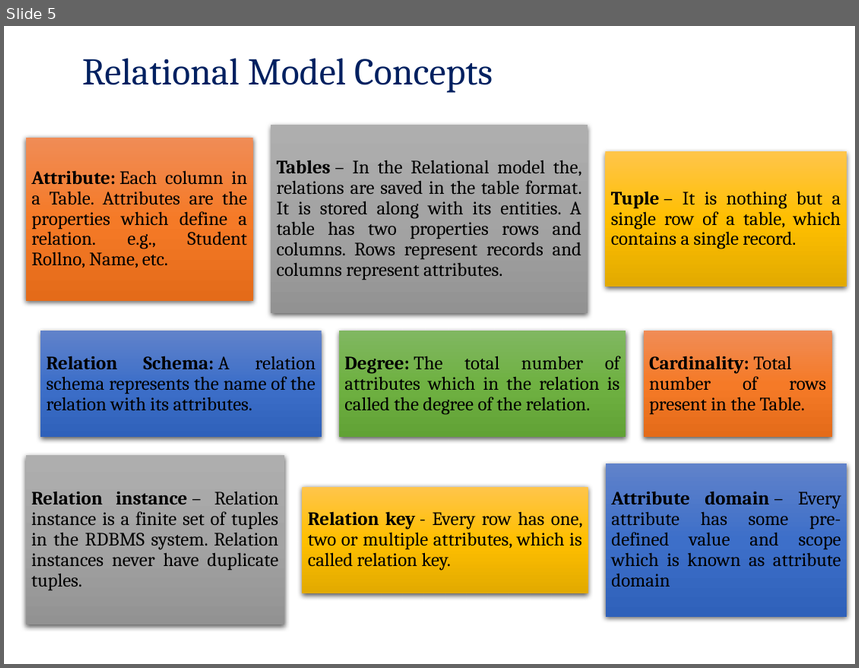
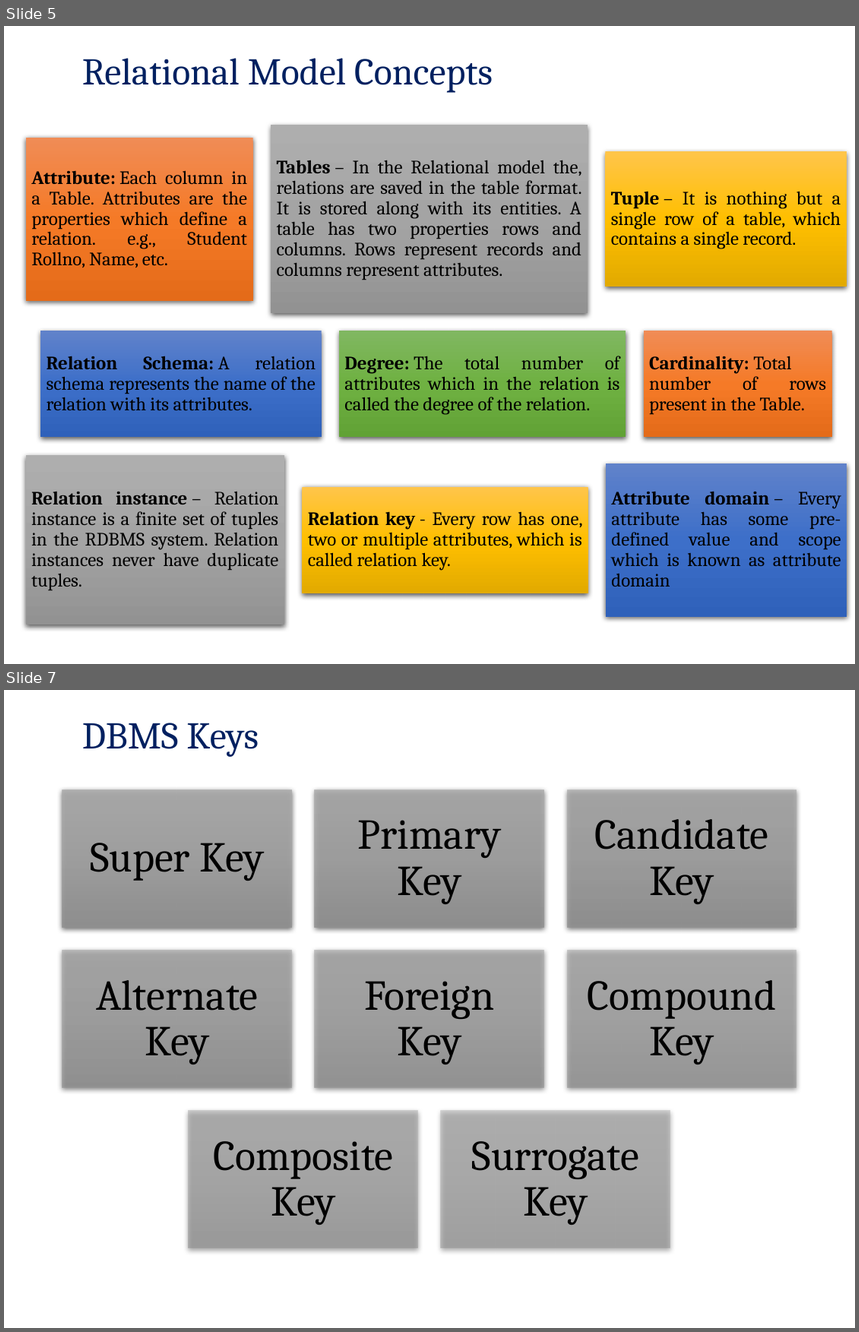
Before and after one commit to pankajfri/Training-Materials, a slide deck: Advanced Web Technologies/Database Concepts/Session2.pptx. Shown one above the other, each under a label of ours: slide 5 before the commit, slides 5 and 7 after it; the slides between them are not shown. The pictures are 859x668 and 859x1332 pixels, drawn with LibreOffice and Linux fonts; fonts in the diff are those of the drawing; background and template pictures are left out. Boxes give left, top, right and bottom in pixels: in the first picture for what was removed or moved away, otherwise in the second. Text is boxed around its words. In the diff, an @@ line names an element or a change of style, - is before the commit and + after.

Commit message:
dbms session 2

```diff
--- a/Advanced Web Technologies/Database Concepts/Session2.pptx
+++ b/Advanced Web Technologies/Database Concepts/Session2.pptx
@@ slide 7 added at [4, 690, 855, 1328], background picture (left out) @@
@@ title added at [82, 723, 259, 757], 32 pt, text #002060 @@
+DBMS Keys
@@ group added at [63, 790, 797, 1249]: 8 rectangles, 8 texts @@
+Super Key
+Primary Key
+Candidate Key
+Alternate Key
+Foreign Key
+Compound Key
+Composite Key
+Surrogate Key
```
Also in this commit, not shown: 4 slides changed, 12 other slides added, 2 slides removed, 9 other files.
